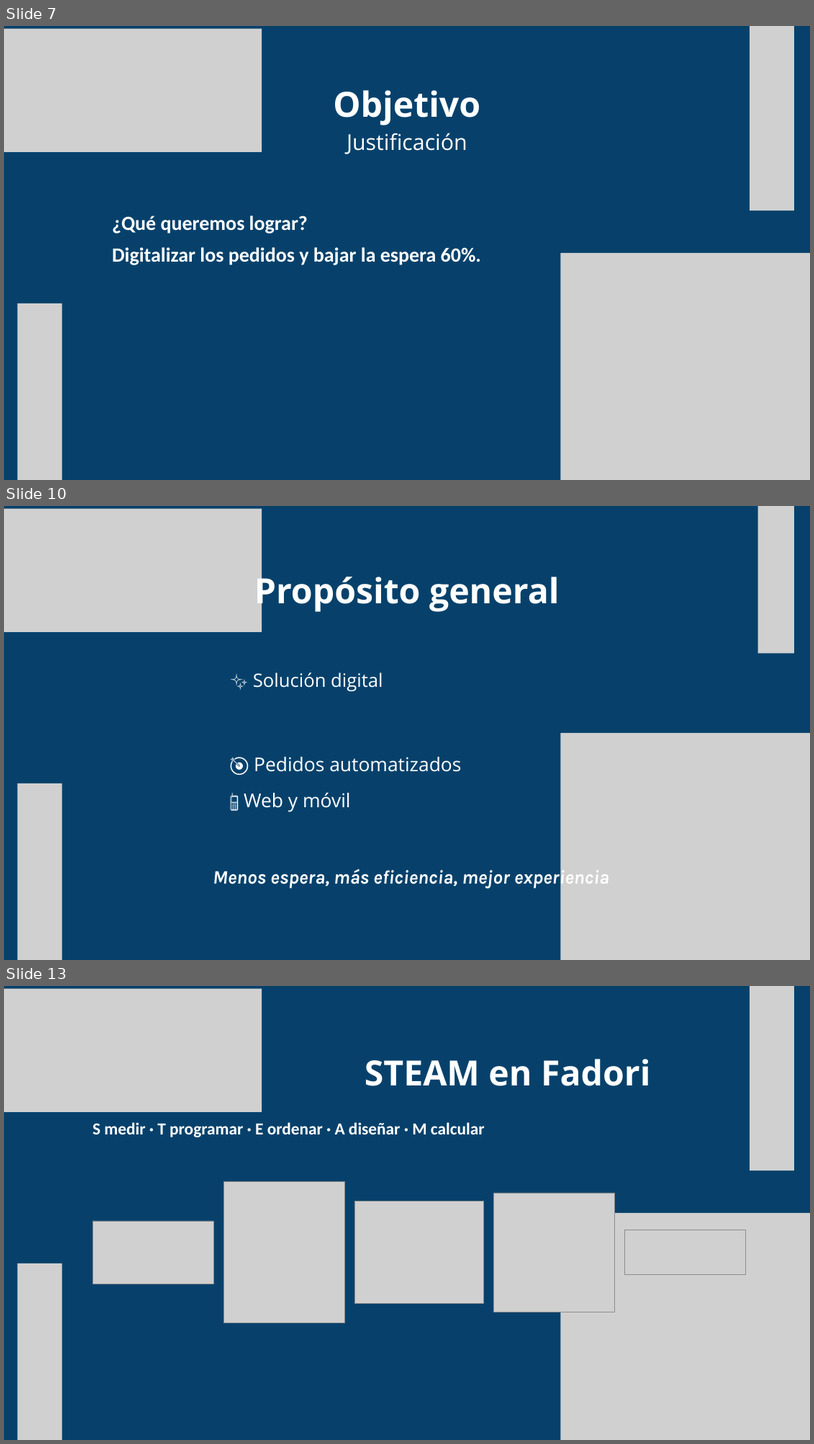
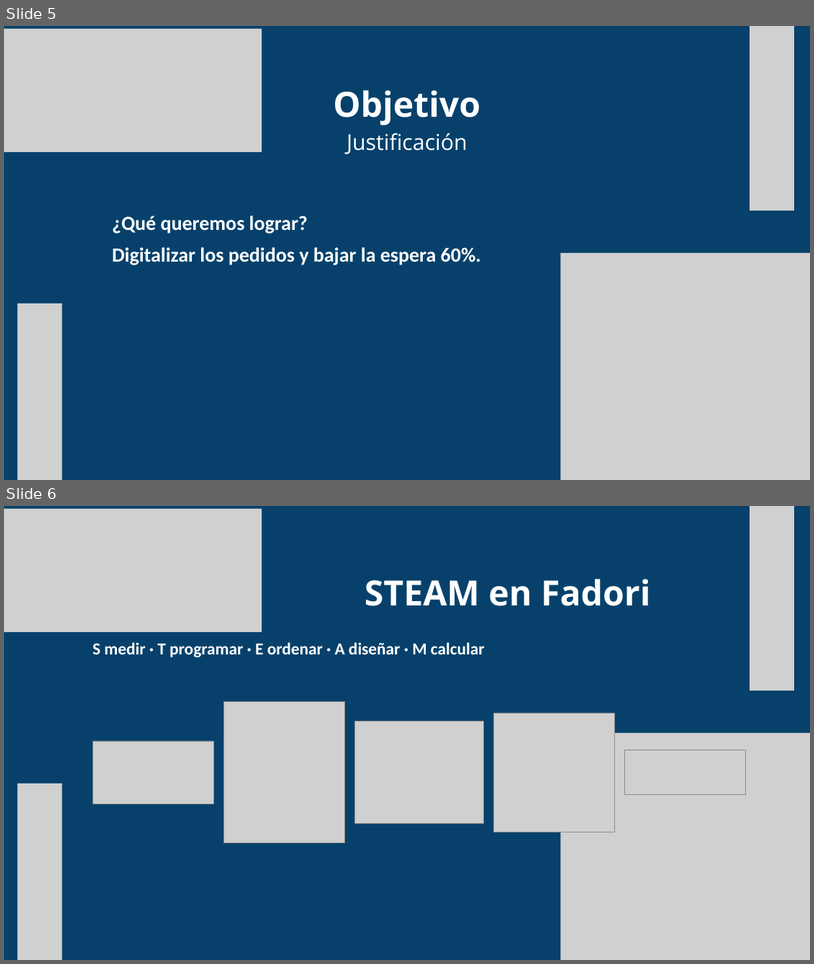
Before and after one commit to ejercitopalomazi9111-arch/mazi-central, a slide deck: fadori/presentacion/Fadori-STEAM.pptx. Shown one above the other, each under a label of ours: slides 7, 10 and 13 before the commit, slides 5 and 6 after it; the slides between them are not shown. The pictures are 814x1444 and 814x964 pixels, drawn with LibreOffice and Linux fonts; fonts in the diff are those of the drawing; grey boxes stand for pictures. Boxes give left, top, right and bottom in pixels: in the first picture for what was removed or moved away, otherwise in the second. Text is boxed around its words. In the diff, an @@ line names an element or a change of style, - is before the commit and + after.

```diff
--- a/fadori/presentacion/Fadori-STEAM.pptx
+++ b/fadori/presentacion/Fadori-STEAM.pptx
@@ slide 10 removed at box(4, 506, 810, 960), background #07416B @@
@@ picture removed at box(4, 509, 262, 632) @@
@@ picture removed at box(758, 506, 795, 653) @@
@@ text removed at box(255, 571, 560, 613) @@
-Propósito general
@@ text removed at box(253, 672, 383, 691) @@
-✨ Solución digital
@@ picture removed at box(561, 733, 810, 959) @@
@@ text removed at box(254, 757, 461, 772) @@
-🎯 Pedidos automatizados
@@ picture removed at box(17, 783, 62, 960) @@
@@ text removed at box(244, 792, 351, 812) @@
-📱 Web y móvil
@@ text removed at box(213, 866, 610, 888) @@
-Menos espera, más eficiencia, mejor experiencia
@@ what was slide 7 is now slide 5 @@
@@ what was slide 13 is now slide 6 @@
```
Also in this commit, not shown: 1 slide changed, 7 other slides removed, 2 other files.
